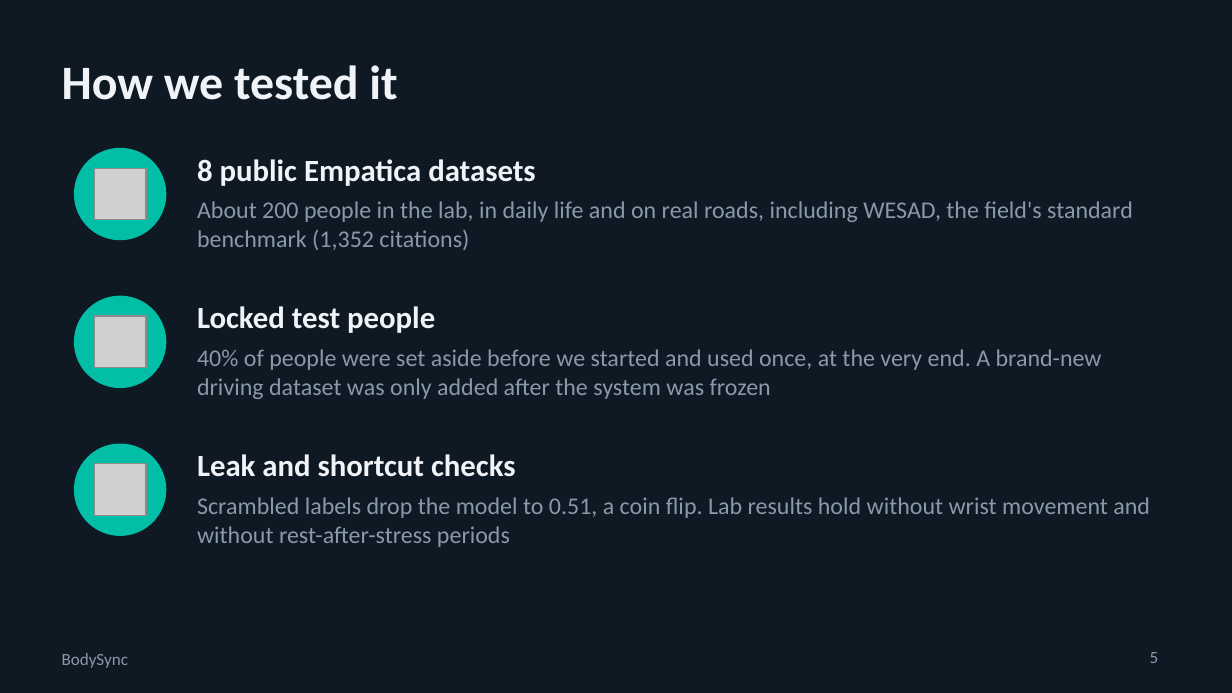
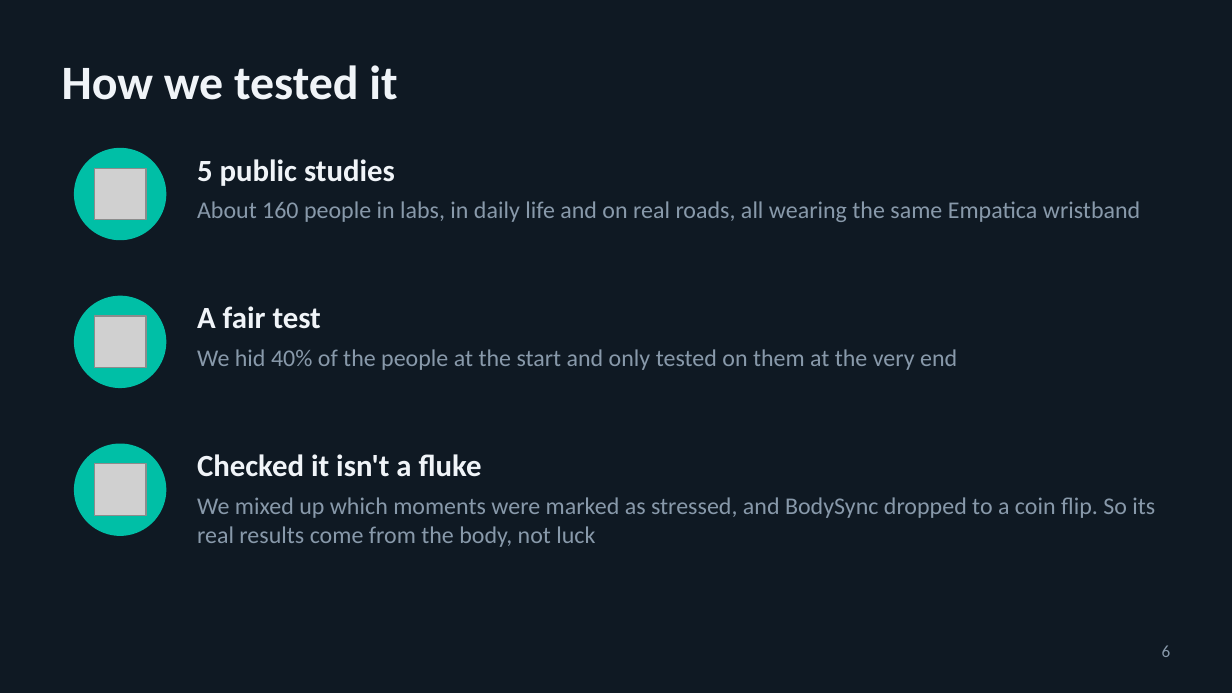
Before and after one commit to swaylakh/bodysync, a slide deck: slide 6 of docs/slides/BodySync_Final.pptx (slide 5 before the commit). Drawn at 1232x693 pixels with LibreOffice and Linux fonts; fonts in the diff are those of the drawing; grey boxes stand for pictures. Boxes give left, top, right and bottom in pixels: in the first picture for what was removed or moved away, otherwise in the second. Text is boxed around its words. In the diff, an @@ line names an element or a change of style, - is before the commit and + after.

```diff
--- a/docs/slides/BodySync_Final.pptx
+++ b/docs/slides/BodySync_Final.pptx
@@ text at (197,159,395,186): text changed @@
-8 public Empatica datasets
+5 public studies
@@ text at (197,201,1140,222): text changed @@
-About 200 people in the lab, in daily life and on real roads, including WESAD, the field's standard benchmark (1,352 citations)
+About 160 people in labs, in daily life and on real roads, all wearing the same Empatica wristband
@@ text at (197,306,321,329): text changed @@
-Locked test people
+A fair test
@@ text at (197,349,957,370): text changed @@
-40% of people were set aside before we started and used once, at the very end. A brand-new driving dataset was only added after the system was frozen
+We hid 40% of the people at the start and only tested on them at the very end
@@ text at (197,454,482,477): text changed @@
-Leak and shortcut checks
+Checked it isn't a fluke
@@ text at (197,497,1155,547): text changed @@
-Scrambled labels drop the model to 0.51, a coin flip. Lab results hold without wrist movement and without rest-after-stress periods
+We mixed up which moments were marked as stressed, and BodySync dropped to a coin flip. So its real results come from the body, not luck
@@ text removed at (62,653,128,668) @@
-BodySync
@@ page number removed at (1150,652,1159,663) @@
-5
@@ page number added at (1162,645,1171,657), 10 pt, text #8899AA @@
+6
```
Also in this commit, not shown: 5 other slides changed, 8 slides added, 5 slides removed, 5 other files.
